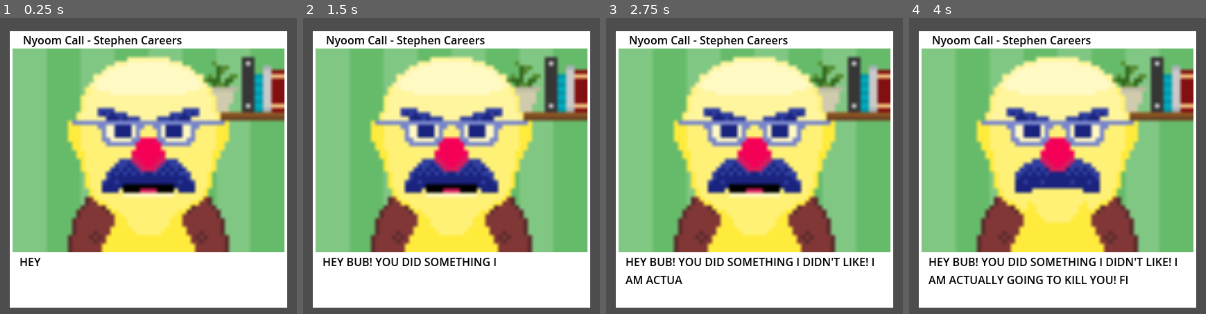
Above: before the commit, frames 1-4 (left to right).
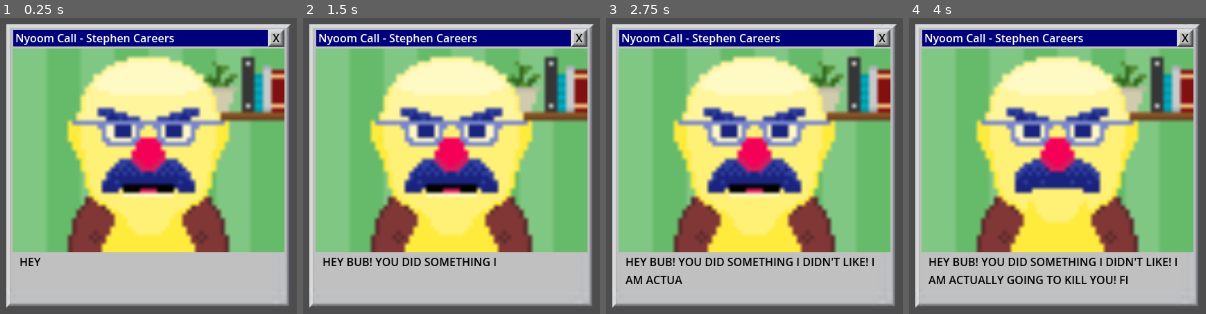
Above: after the commit, the same moments.

Repository: SeanGreeley/2025-Chillennium-Drury
Game: Godot game, scene res://scenes/VideoCall.tscn
Two runs of this game, one before a commit and one after it. Both use one fixed random seed, a clock stepped at 60 frames per second and the inputs below. The project has no main scene, so this scene is started directly.
Inputs (mouse positions are in pixels of both pictures, inside the frame that each line leads up to):
- Up to frame 1 (0.25 s): no input
- Up to frame 2 (1.5 s): click (579, 38) at 0.52 s; click (579, 38) at 1.27 s
- Up to frame 3 (2.75 s): click (882, 38) at 2.02 s
- Up to frame 4 (4 s): no input

The runs differ from the first frame. In frame 1, 29% of the frame differs, in the area x 2-98%, y 2-98%; in frame 2, 28%; in frame 3, 28%; in frame 4, 28%.

Commit message:
Updated Video Call

Diff:
--- a/scenes/VideoCall.tscn
+++ b/scenes/VideoCall.tscn
@@ -23,21 +23,43 @@
 anchors_preset = 0
 script = ExtResource("1_reepk")
 
-[node name="Background" type="ColorRect" parent="."]
+[node name="Background" type="Panel" parent="."]
 layout_mode = 0
-offset_left = 376.0
-offset_top = 84.0
-offset_right = 776.0
+offset_left = 371.0
+offset_top = 74.0
+offset_right = 781.0
 offset_bottom = 483.0
 
-[node name="WindowTitle" type="Label" parent="."]
+[node name="ColorRect" type="ColorRect" parent="Background"]
+offset_left = 10.0
+offset_top = 8.0
+offset_right = 401.0
+offset_bottom = 32.0
+color = Color(0, 0, 0.478431, 1)
+
+[node name="Label2" type="Label" parent="Background/ColorRect"]
 layout_mode = 0
-offset_left = 385.0
-offset_top = 85.0
-offset_right = 680.0
-offset_bottom = 108.0
-theme_override_colors/font_color = Color(0, 0, 0, 1)
+offset_left = -32.0
+offset_right = 269.0
+offset_bottom = 23.0
+theme_override_colors/font_color = Color(1, 1, 1, 1)
 text = "Nyoom Call - Stephen Careers"
+horizontal_alignment = 1
+
+[node name="Button3" type="Button" parent="Background/ColorRect"]
+layout_mode = 0
+offset_left = 367.0
+offset_top = -1.0
+offset_right = 391.0
+offset_bottom = 25.0
+
+[node name="Label3" type="Label" parent="Background/ColorRect"]
+layout_mode = 0
+offset_left = 369.0
+offset_right = 389.0
+offset_bottom = 23.0
+text = "X"
+horizontal_alignment = 1
 
 [node name="Stephen" type="AnimatedSprite2D" parent="."]
 position = Vector2(576, 256)
